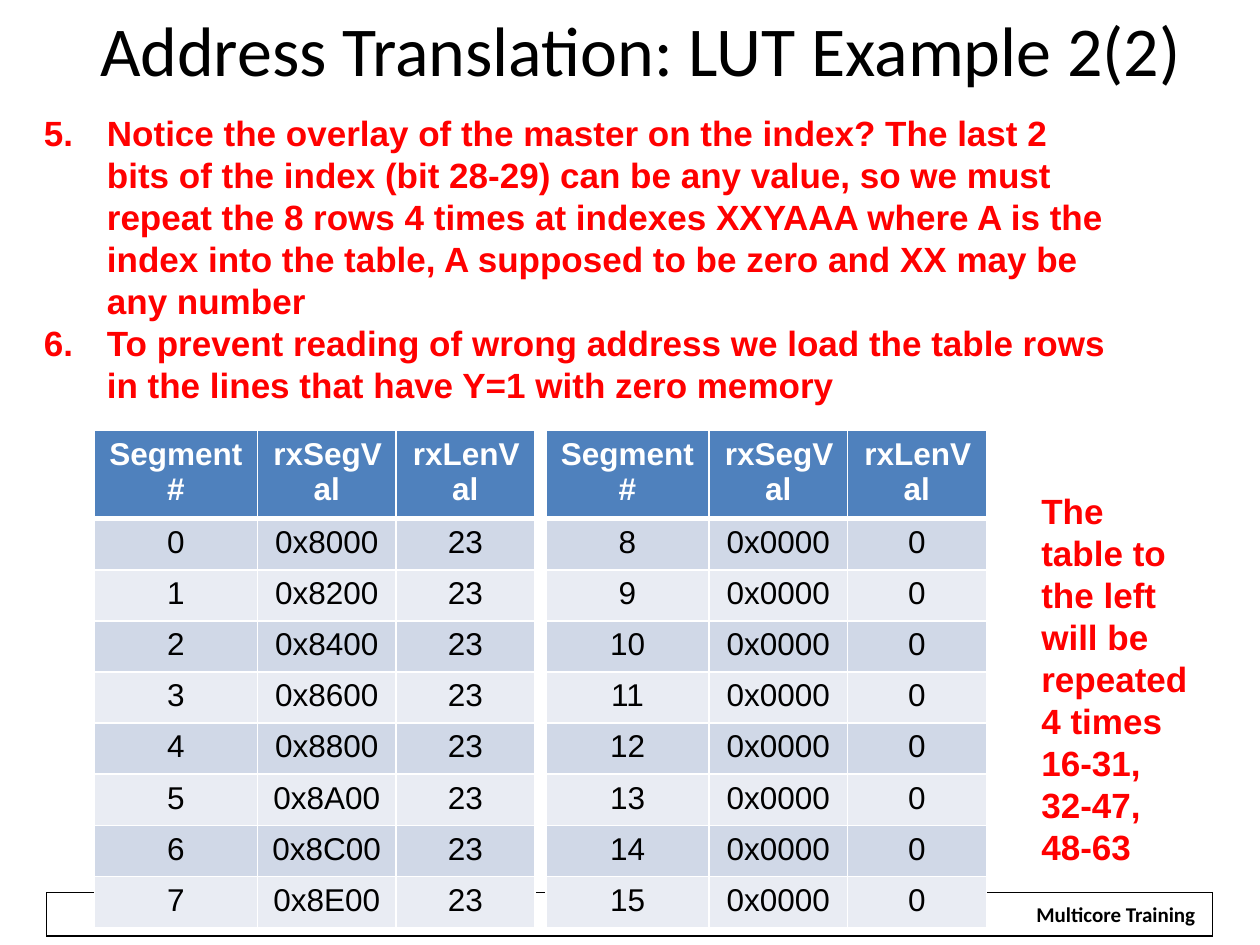
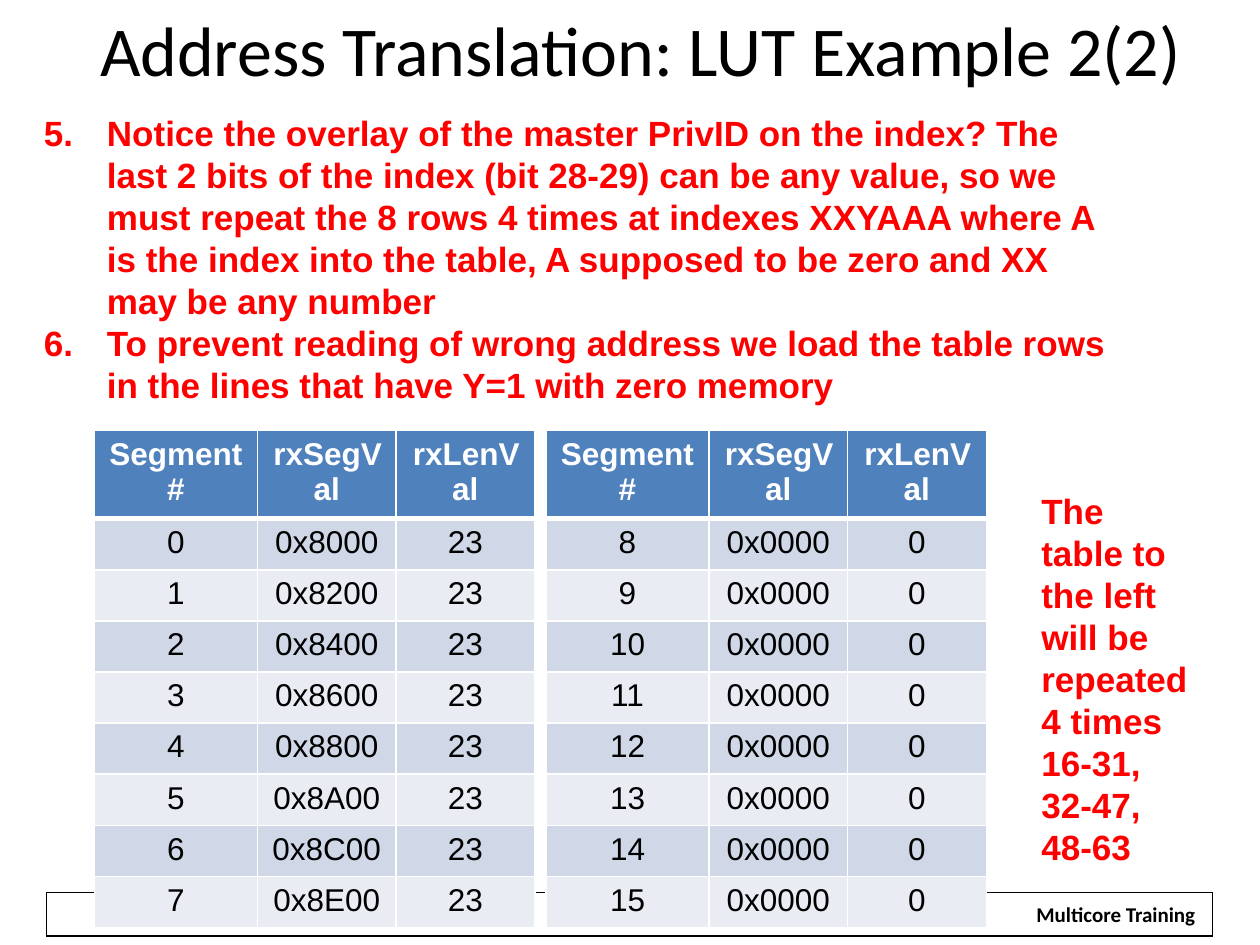
Before and after one commit to hari1989/keystone-workshop, a slide deck: slide 34 of preliminary/Working/presentations/Intro to Hyperlink.pptx. Drawn at 1260x945 pixels with LibreOffice and Linux fonts; fonts in the diff are those of the drawing; background and template pictures are left out. Boxes give left, top, right and bottom in pixels: in the first picture for what was removed or moved away, otherwise in the second. Text is boxed around its words. In the diff, an @@ line names an element or a change of style, - is before the commit and + after.

```diff
--- a/preliminary/Working/presentations/Intro to Hyperlink.pptx
+++ b/preliminary/Working/presentations/Intro to Hyperlink.pptx
@@ text at (107, 120, 1095, 321): text changed @@
-5. Notice the overlay of the master on the index? The last 2 bits of the index (bit 28-29) can be any value, so we must repeat the 8 rows 4 times at indexes XXYAAA where A is the index into the table, A supposed to be zero and XX may be any number
+5. Notice the overlay of the master PrivID on the index? The last 2 bits of the index (bit 28-29) can be any value, so we must repeat the 8 rows 4 times at indexes XXYAAA where A is the index into the table, A supposed to be zero and XX may be any number
```
Also in this commit, not shown: 9 other slides changed.
